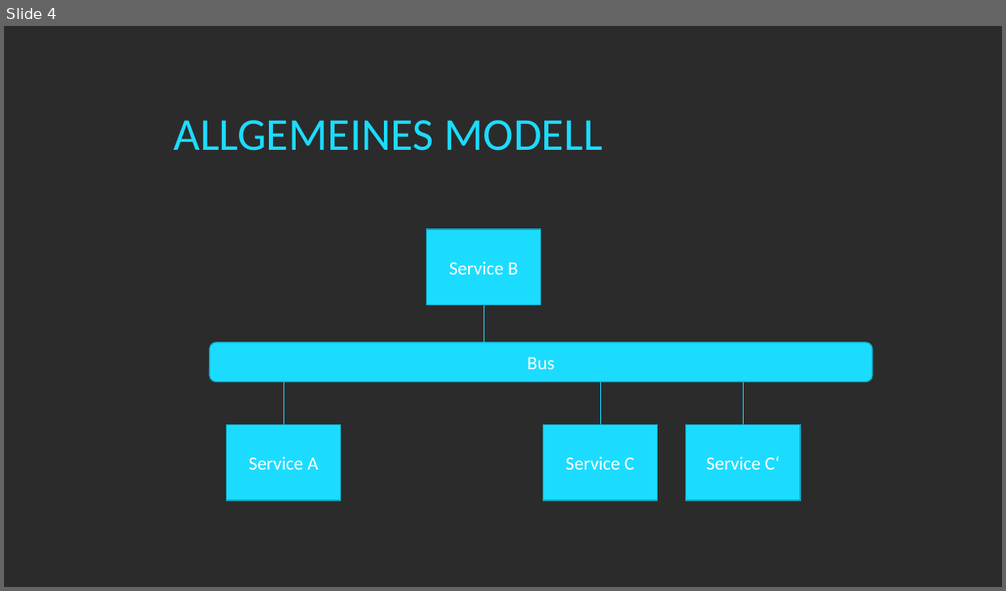
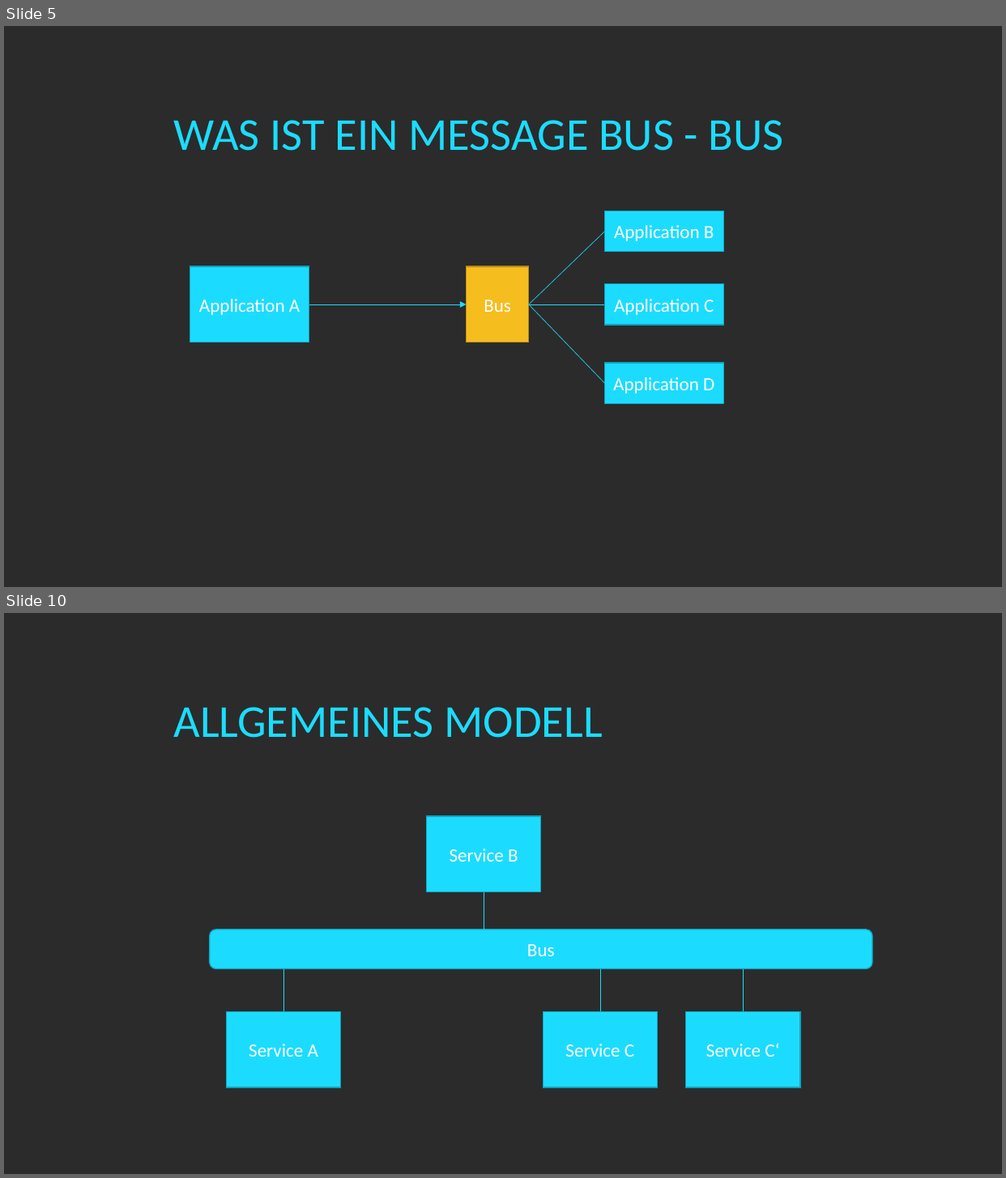
Before and after one commit to twenzel/MessageBusDemo, a slide deck: MessageBus.pptx. Shown one above the other, each under a label of ours: slide 4 before the commit, slides 5 and 10 after it; the slides between them are not shown. The pictures are 1006x591 and 1006x1178 pixels, drawn with LibreOffice and Linux fonts; fonts in the diff are those of the drawing; background and template pictures are left out; a plain dark background stands for a picture behind light text. Boxes give left, top, right and bottom in pixels: in the first picture for what was removed or moved away, otherwise in the second. Text is boxed around its words. In the diff, an @@ line names an element or a change of style, - is before the commit and + after.

```diff
--- a/MessageBus.pptx
+++ b/MessageBus.pptx
@@ slide 5 added at (4,26,1002,587), background picture (left out) @@
@@ title added at (173,120,784,151), 44 pt, text #1BDCFF @@
+WAS IST EIN MESSAGE BUS - BUS
@@ rectangle added at (604,211,723,251), fill #1BDCFF, outline #14A3BD 1 pt, 18 pt, text #FFFFFF @@
+Application B
@@ line added from (529, 305) to (604, 232), #1BDCFF 0.5 pt @@
@@ rectangle added at (190,267,309,343), fill #1BDCFF, outline #14A3BD 1 pt, 18 pt, text #FFFFFF @@
+Application A
@@ rectangle added at (466,267,529,343), fill #F6BD1E, outline #B68C16 1 pt, 18 pt, text #FFFFFF @@
+Bus
@@ rectangle added at (604,284,723,325), fill #1BDCFF, outline #14A3BD 1 pt, 18 pt, text #FFFFFF @@
+Application C
@@ arrow added from (309, 305) to (466, 305), #1BDCFF 0.5 pt @@
@@ line added from (529, 305) to (604, 305), #1BDCFF 0.5 pt @@
@@ line added from (529, 305) to (604, 383), #1BDCFF 0.5 pt @@
@@ rectangle added at (604,363,723,403), fill #1BDCFF, outline #14A3BD 1 pt, 18 pt, text #FFFFFF @@
+Application D
@@ what was slide 4 is now slide 10 @@
```
Also in this commit, not shown: 2 slides changed, 9 other slides added.
